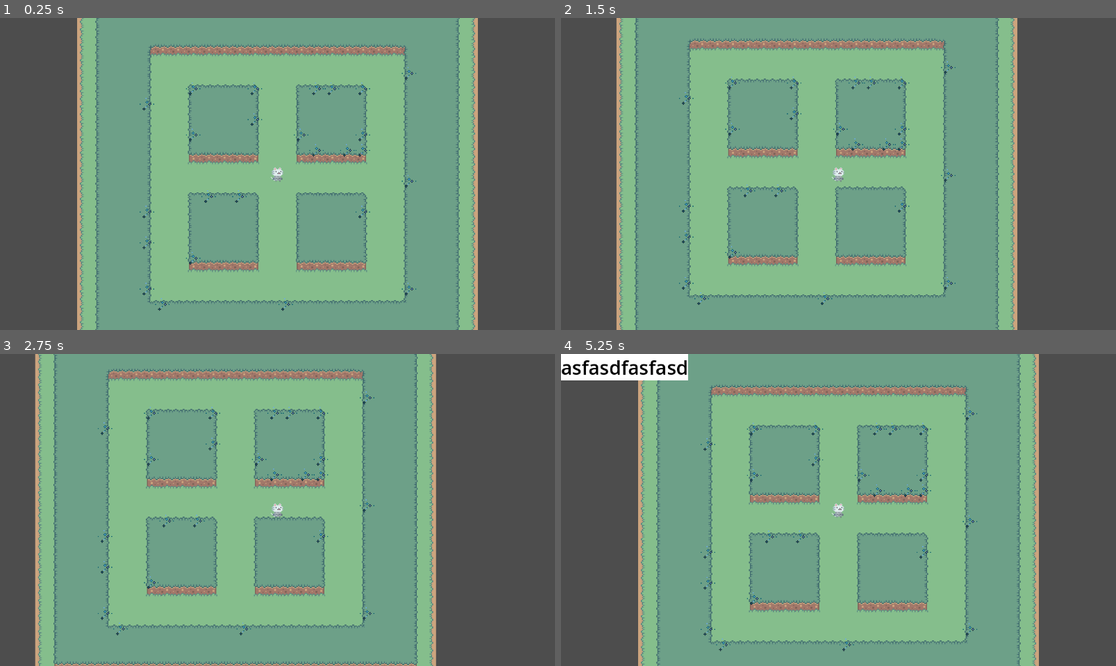
Above: before the commit, frames 1-4 (two rows, left to right).
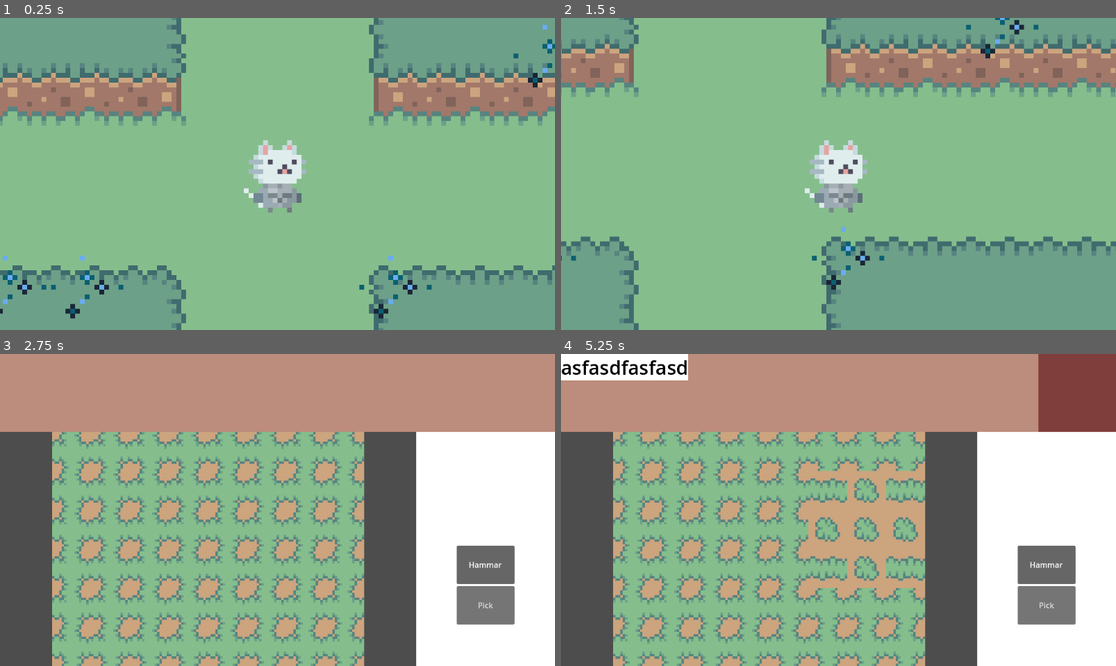
Above: after the commit, the same moments.

Repository: francis-poon/mining_game
Game: Godot game, scene res://main.tscn
Two runs of this game, one before a commit and one after it. Both use one fixed random seed, a clock stepped at 60 frames per second and the inputs below.
Inputs (mouse positions are in pixels of both pictures, inside the frame that each line leads up to):
- Up to frame 1 (0.25 s): no input
- Up to frame 2 (1.5 s): tap Enter at 0.5 s; move the mouse to (960, 158) at 0.52 s; hold D (move_right) 0.53-1.28 s; hold E (interact) 0.53-1.28 s; click (960, 158) at 0.67 s; move the mouse to (727, 189) at 1.27 s; hold S (move_down) from 1.28 s (still down); tap E (interact) at 1.35 s
- Up to frame 3 (2.75 s): tap Space at 2 s; move the mouse to (333, 441) at 2.02 s; release S (move_down) at 2.03 s; hold D (move_right) from 2.03 s (still down); hold E (interact) from 2.03 s (still down)
- Up to frame 4 (5.25 s): move the mouse to (810, 572) at 2.77 s; release D (move_right) at 2.78 s; release E (interact) at 2.78 s; hold W (move_up) 2.78-3.53 s; tap E (interact) at 2.85, 4.35 s; click (810, 572) at 2.92 s; move the mouse to (1005, 556) at 3.52 s; hold E (interact) 3.53-4.28 s; hold A (move_left) 3.53-5.03 s; tap Tab (inventory) at 4.15 s; move the mouse to (672, 463) at 4.27 s; move the mouse to (866, 510) at 5.02 s; hold S (move_down) from 5.03 s (still down); hold E (interact) from 5.03 s (still down); click (866, 510) at 5.17 s

The runs differ from the first frame. In frame 1, 71% of the frame differs, in the area x 0-100%, y 0-100%; in frame 2, 73%; in frame 3, 81%; in frame 4, 81%.

Commit message:
Hooked up signals so that spots that have been mined are removed

Diff:
--- a/main.gd
+++ b/main.gd
@@ -3,6 +3,7 @@
 @export var mining_minigame: MiningMinigame
 @export var item_manager: ItemManager
 @export var inventory: PlayerInventory
+@export var mining_spot_manager: MiningSpotManager
 
 # Called when the node enters the scene tree for the first time.
 func _ready() -> void:
@@ -23,3 +24,4 @@
 func _on_game_over(item_drops: InventoryData) -> void:
 	mining_minigame.hide()
 	inventory.add_items(item_drops)
+	mining_spot_manager.delete_active_mining_spot()
--- a/main.tscn
+++ b/main.tscn
@@ -8,7 +8,7 @@
 [ext_resource type="PackedScene" uid="uid://burrwl5mjocls" path="res://resources/tile_sets/mining_tile.tscn" id="3_u1kkl"]
 [ext_resource type="Texture2D" uid="uid://wv7giu7tpo2k" path="res://assets/Hana Caraka Cozy Island - Free/tileset - simplified.png" id="6_gqo3q"]
 [ext_resource type="PackedScene" uid="uid://di37m23500810" path="res://player/inventory.tscn" id="8_3qxcv"]
-[ext_resource type="Script" path="res://mining_spot_spawner.gd" id="8_b1hjk"]
+[ext_resource type="Script" path="res://mining_spot_manager.gd" id="8_b1hjk"]
 [ext_resource type="PackedScene" uid="uid://csbfi0lwmegp" path="res://utils/items/item_manager.tscn" id="9_cqsxg"]
 
 [sub_resource type="TileSetScenesCollectionSource" id="TileSetScenesCollectionSource_fqb78"]
@@ -90,11 +90,12 @@
 sources/0 = SubResource("TileSetScenesCollectionSource_fqb78")
 sources/2 = SubResource("TileSetAtlasSource_mvdtw")
 
-[node name="Main" type="Node2D" node_paths=PackedStringArray("mining_minigame", "item_manager", "inventory")]
+[node name="Main" type="Node2D" node_paths=PackedStringArray("mining_minigame", "item_manager", "inventory", "mining_spot_manager")]
 script = ExtResource("1_cwcu3")
 mining_minigame = NodePath("CanvasLayer/MiningMinigame")
 item_manager = NodePath("ItemManager")
 inventory = NodePath("Inventory")
+mining_spot_manager = NodePath("Level/MiningSpotManager")
 
 [node name="CanvasLayer" type="CanvasLayer" parent="."]
 
@@ -127,29 +128,30 @@
 tile_map_data = PackedByteArray("AAAEAP//AAABAAgAAAAEAP7/AAABAAcAAAAEAP3/AAABAAYAAAAEAPz/AAABAAYAAAAEAPv/AAABAAYAAAADAP …(10320 unchanged characters)…
 tile_set = ExtResource("2_5ghcd")
 
-[node name="MiningSpotSpawner" type="Node2D" parent="Level" node_paths=PackedStringArray("_spawn_point_map")]
+[node name="MiningSpotManager" type="Node2D" parent="Level" node_paths=PackedStringArray("_spawn_point_map")]
 script = ExtResource("8_b1hjk")
 _spawn_point_map = NodePath("SpawnPointsTileMapLayer")
 mining_tile_scene = ExtResource("3_u1kkl")
 _max_spawn_saturation = 0.2
 
-[node name="SpawnPointsTileMapLayer" type="TileMapLayer" parent="Level/MiningSpotSpawner"]
+[node name="SpawnPointsTileMapLayer" type="TileMapLayer" parent="Level/MiningSpotManager"]
 tile_map_data = PackedByteArray("AAD4/wgAAgAKAAQAAAD5/wgAAgAKAAQAAAD6/wgAAgAKAAQAAAD7/wgAAgAKAAQAAAD8/wgAAgAKAAQAAAD9/w …(1968 unchanged characters)…
 tile_set = SubResource("TileSet_x1n4a")
 
-[node name="Timer" type="Timer" parent="Level/MiningSpotSpawner"]
+[node name="Timer" type="Timer" parent="Level/MiningSpotManager"]
 wait_time = 30.0
 autostart = true
 
 [node name="Player" parent="." instance=ExtResource("3_1kvr2")]
 
 [node name="Camera2D" type="Camera2D" parent="Player"]
-zoom = Vector2(2, 2)
+zoom = Vector2(10, 10)
 
 [node name="Inventory" parent="." instance=ExtResource("8_3qxcv")]
 
 [node name="ItemManager" parent="." groups=["ItemManager"] instance=ExtResource("9_cqsxg")]
 
 [connection signal="game_over" from="CanvasLayer/MiningMinigame" to="." method="_on_game_over"]
-[connection signal="timeout" from="Level/MiningSpotSpawner/Timer" to="Level/MiningSpotSpawner" method="_on_timer_timeout"]
+[connection signal="mining_tile_activated" from="Level/MiningSpotManager" to="." method="_on_mining_tile_activated"]
+[connection signal="timeout" from="Level/MiningSpotManager/Timer" to="Level/MiningSpotManager" method="_on_timer_timeout"]
 [connection signal="inventory_changed" from="Inventory" to="CanvasLayer/TempInventoryDisplay" method="_on_inventory_inventory_changed"]
--- /dev/null
+++ b/mining_spot_manager.gd
@@ -0,0 +1,71 @@
+class_name MiningSpotManager
+extends Node2D
+
+signal mining_tile_activated
+
+@export var _spawn_point_map: TileMapLayer
+@export var mining_tile_scene: PackedScene
+
+# A 0 to 1 ratio of how many of the valid spawn points can be spawned
+@export var _max_spawn_saturation: float
+
+var _valid_spawn_points: Array[Vector2i]
+var _spawned_points: Dictionary
+var _active_mining_spot: Vector2i = Vector2i.MAX
+#so what i need to do is spawn new mining spots and save them here. the mining spots have to be cleared
+#i need to track the spawned points so that i can make sure there arne't repeating points, but i also need
+#a reference to the mining spot into order to call queue free on it. Well actually no, i don't need to have
+#a reference to every mining spot, just the one that was clicked on by the player. So maybe the signal
+#for the mining spots will send a reference to themselves so that i can save it and call queue free on that
+#reference. But then for the spawned points, how do i remove the mining spot that i just called queue free on?
+# i think in that case its better to make the spawned points a dictionary, and have the mining spot signal
+# send its position instead
+
+# Called when the node enters the scene tree for the first time.
+func _ready() -> void:
+	_valid_spawn_points = _spawn_point_map.get_used_cells()
+	_spawn_point_map.hide()
+	if _valid_spawn_points.size() == 0:
+		Logger.warn("{0}: No spawn points found".format([get_script().get_path()]))
+	_saturate_spawns()
+
+
+func delete_active_mining_spot():
+	if _active_mining_spot == Vector2i.MAX or _active_mining_spot not in _spawned_points:
+		Logger.warn("{0}: Tried to delete active mining spot when there was none".format([get_script().get_path()]))
+		return
+	Logger.trace("{0}: Removing active mining spot {1}".format([get_script().get_path(), _active_mining_spot]))
+	_spawned_points[_active_mining_spot].queue_free()
+	_spawned_points.erase(_active_mining_spot)
+
+# Attemps to spawn a new mining spot at pos
+# returns false if no new mining spot is spawned
+# returns true if new mining spot is spawned
+func _spawn_new_mining_spot(pos: Vector2i) -> bool:
+	Logger.trace("{0}: Spawning new point".format([get_script().get_path()]))
+	if pos in _spawned_points:
+		return false
+
+
+	var new_mining_spot: MiningTile = mining_tile_scene.instantiate()
+	new_mining_spot.grid_pos = pos
+	new_mining_spot.position = _spawn_point_map.map_to_local(pos)
+	new_mining_spot.mining_tile_activated.connect(_on_mining_tile_activated)
+
+	_spawned_points[pos] = new_mining_spot
+	add_child(new_mining_spot)
+	return true
+
+func _saturate_spawns():
+	var _is_spawn_saturated = func test():
+		return _spawned_points.size() < int(_max_spawn_saturation * _valid_spawn_points.size())
+	while _is_spawn_saturated.call():
+		var new_spawn_point = _valid_spawn_points.pick_random()
+		_spawn_new_mining_spot(new_spawn_point)
+
+func _on_timer_timeout() -> void:
+	_saturate_spawns()
+
+func _on_mining_tile_activated(pos: Vector2i):
+	_active_mining_spot = pos
+	mining_tile_activated.emit()
--- a/mining_spot_spawner.gd
+++ /dev/null
@@ -1,44 +0,0 @@
-extends Node2D
-
-signal mining_tile_activated
-
-@export var _spawn_point_map: TileMapLayer
-@export var mining_tile_scene: PackedScene
-
-# A 0 to 1 ratio of how many of the valid spawn points can be spawned
-@export var _max_spawn_saturation: float
-
-var _valid_spawn_points: Array[Vector2i]
-var _spawned_points: Array[Vector2i]
-
-# Called when the node enters the scene tree for the first time.
-func _ready() -> void:
-	_valid_spawn_points = _spawn_point_map.get_used_cells()
-	_spawn_point_map.hide()
-	if _valid_spawn_points.size() == 0:
-		Logger.warn("{0}: No spawn points found".format([get_script().get_path()]))
-	_saturate_spawns()
-
-# Attemps to spawn a new mining spot at pos
-# returns false if no new mining spot is spawned
-# returns true if new mining spot is spawned
-func _spawn_new_mining_spot(pos: Vector2i) -> bool:
-	Logger.trace("{0}: Spawning new point".format([get_script().get_path()]))
-	if pos in _spawned_points:
-		return false
-	_spawned_points.append(pos)
-
-	var new_mining_spot: MiningTile = mining_tile_scene.instantiate()
-	new_mining_spot.position = _spawn_point_map.map_to_local(pos)
-	add_child(new_mining_spot)
-	return true
-
-func _saturate_spawns():
-	var _is_spawn_saturated = func test():
-		return _spawned_points.size() < int(_max_spawn_saturation * _valid_spawn_points.size())
-	while _is_spawn_saturated.call():
-		var new_spawn_point = _valid_spawn_points.pick_random()
-		_spawn_new_mining_spot(new_spawn_point)
-
-func _on_timer_timeout() -> void:
-	_saturate_spawns()
--- a/player/player.tscn
+++ b/player/player.tscn
@@ -8,7 +8,7 @@
 region = Rect2(0, 0, 16, 16)
 
 [sub_resource type="RectangleShape2D" id="RectangleShape2D_1eshi"]
-size = Vector2(10, 6)
+size = Vector2(10, 15)
 
 [node name="Player" type="CharacterBody2D"]
 script = ExtResource("1_tpll3")
@@ -17,5 +17,5 @@
 texture = SubResource("AtlasTexture_uqj8k")
 
 [node name="CollisionShape2D" type="CollisionShape2D" parent="."]
-position = Vector2(0, 5)
+position = Vector2(0, 0.5)
 shape = SubResource("RectangleShape2D_1eshi")
--- a/resources/tile_sets/mining_tile.gd
+++ b/resources/tile_sets/mining_tile.gd
@@ -1,9 +1,10 @@
 class_name MiningTile
 extends Sprite2D
 
-signal mining_tile_activated
+signal mining_tile_activated(pos: Vector2i)
 
 var interact: bool
+var grid_pos: Vector2i
 
 # Called when the node enters the scene tree for the first time.
 func _ready() -> void:
@@ -12,7 +13,7 @@
 func _input(event: InputEvent) -> void:
 	if event.is_action_pressed("interact") and interact:
 		Logger.trace("MiningTile activated")
-		mining_tile_activated.emit()
+		mining_tile_activated.emit(grid_pos)
 
 func _on_area_2d_body_entered(body: Node2D) -> void:
 	if body is Player:
--- a/resources/tile_sets/mining_tile.tscn
+++ b/resources/tile_sets/mining_tile.tscn
@@ -8,7 +8,7 @@
 region = Rect2(223, 239, 16, 16)
 
 [sub_resource type="RectangleShape2D" id="RectangleShape2D_ejnm8"]
-size = Vector2(16, 16)
+size = Vector2(16, 23)
 
 [node name="MiningTile" type="Sprite2D"]
 texture = SubResource("AtlasTexture_jibbx")
@@ -17,6 +17,7 @@
 [node name="Area2D" type="Area2D" parent="."]
 
 [node name="CollisionShape2D" type="CollisionShape2D" parent="Area2D"]
+position = Vector2(0, 3.5)
 shape = SubResource("RectangleShape2D_ejnm8")
 
 [connection signal="body_entered" from="Area2D" to="." method="_on_area_2d_body_entered"]
